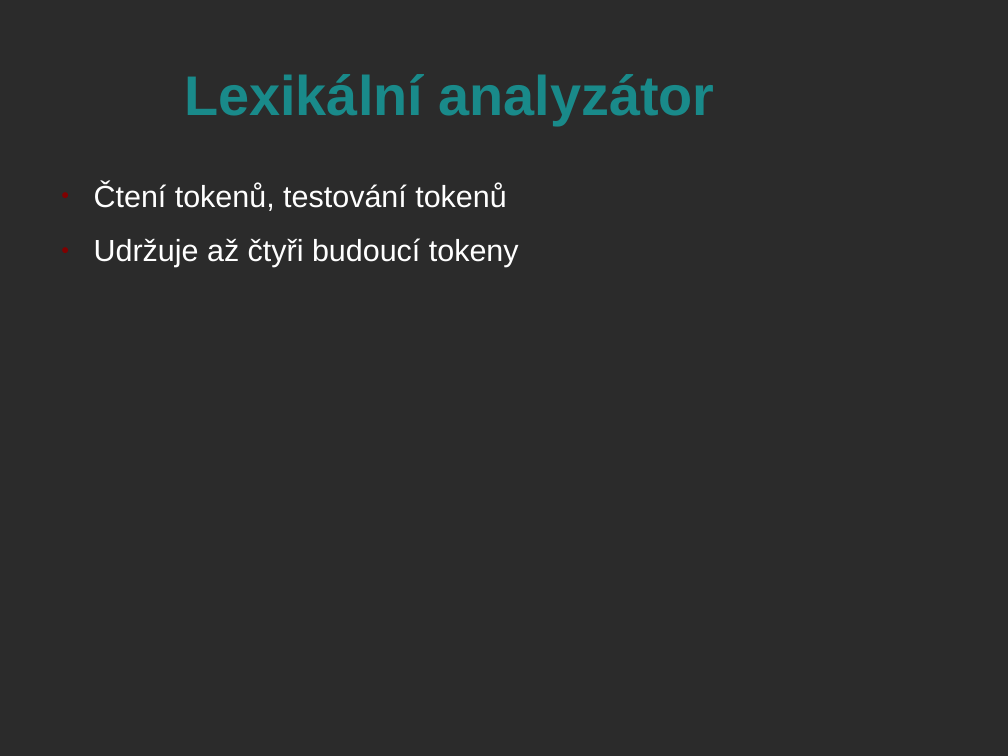
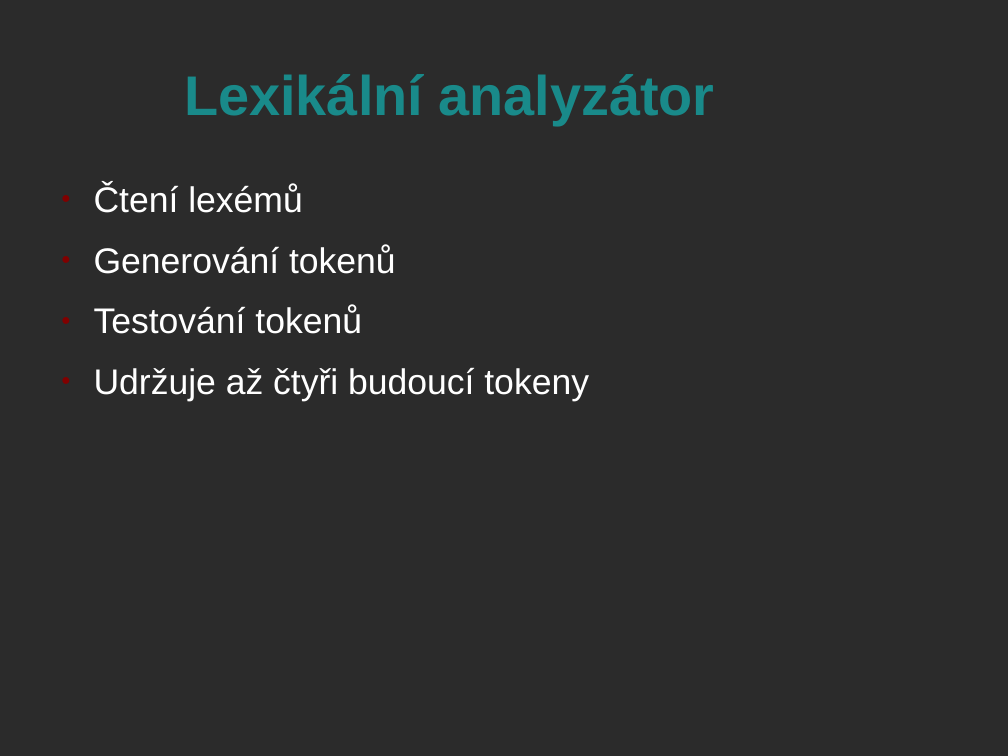
Before and after one commit to honza889/IFJ12, a slide deck: slide 3 of obhajoba/prezentace.odp. Drawn at 1008x756 pixels with LibreOffice and Linux fonts; fonts in the diff are those of the drawing; background and template pictures are left out; a plain dark background stands for a picture behind light text. Boxes give left, top, right and bottom in pixels: in the first picture for what was removed or moved away, otherwise in the second. Text is boxed around its words. In the diff, an @@ line names an element or a change of style, - is before the commit and + after.

Commit message:
Prezentace: Vloženy průhledné obrázky a přidán nějaký text.

```diff
--- a/obhajoba/prezentace.odp
+++ b/obhajoba/prezentace.odp
@@ text at (94,184,396,334): text changed; size 24 to 28 pt @@
-● Čtení tokenů, testování tokenů
+● Čtení lexémů
+● Generování tokenů
+● Testování tokenů
@@ text at (94,367,589,401): size 24 to 28 pt in "Udržuje až čtyři budoucí tokeny" @@
```
Also in this commit, not shown: 5 other slides changed, 3 slides added, 1 slide removed.
